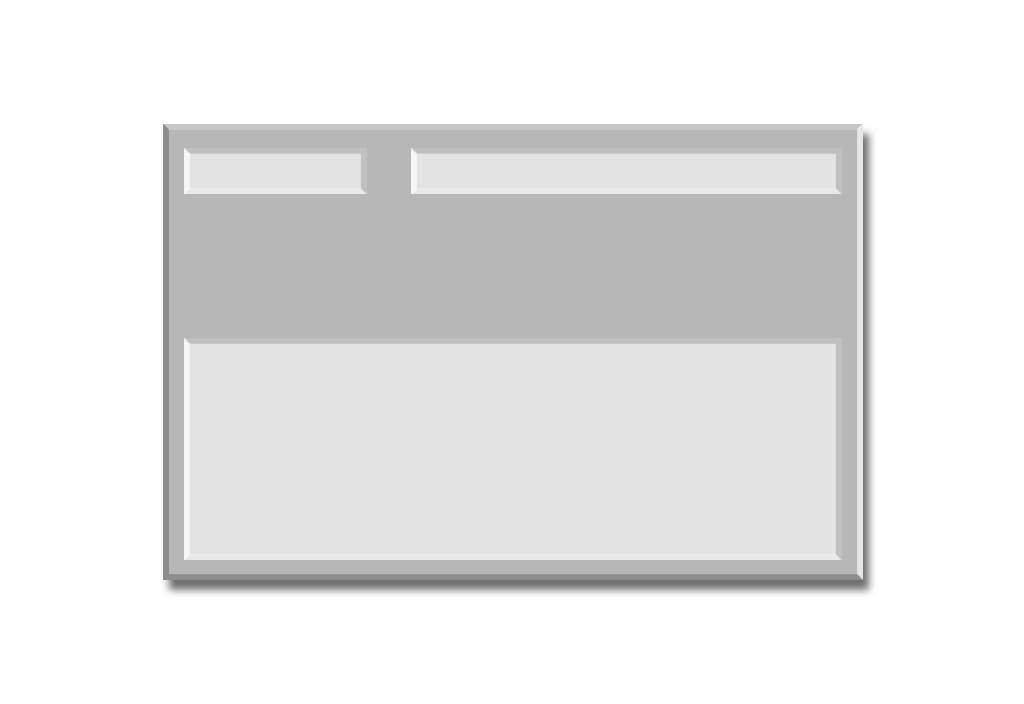
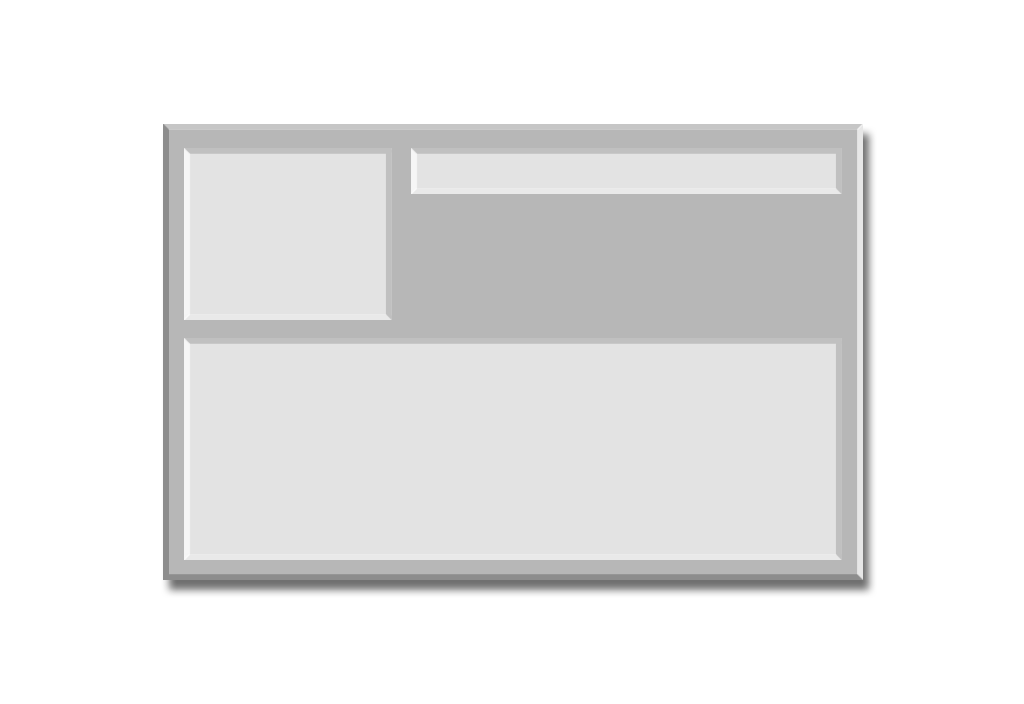
Before/after of a 1024 x 704 layered artwork. What changed in the layer stack:
painted on "Color Fill 2" over [184, 148, 392, 320]
painted on "Color Fill 1 copy" over [184, 148, 392, 320]
